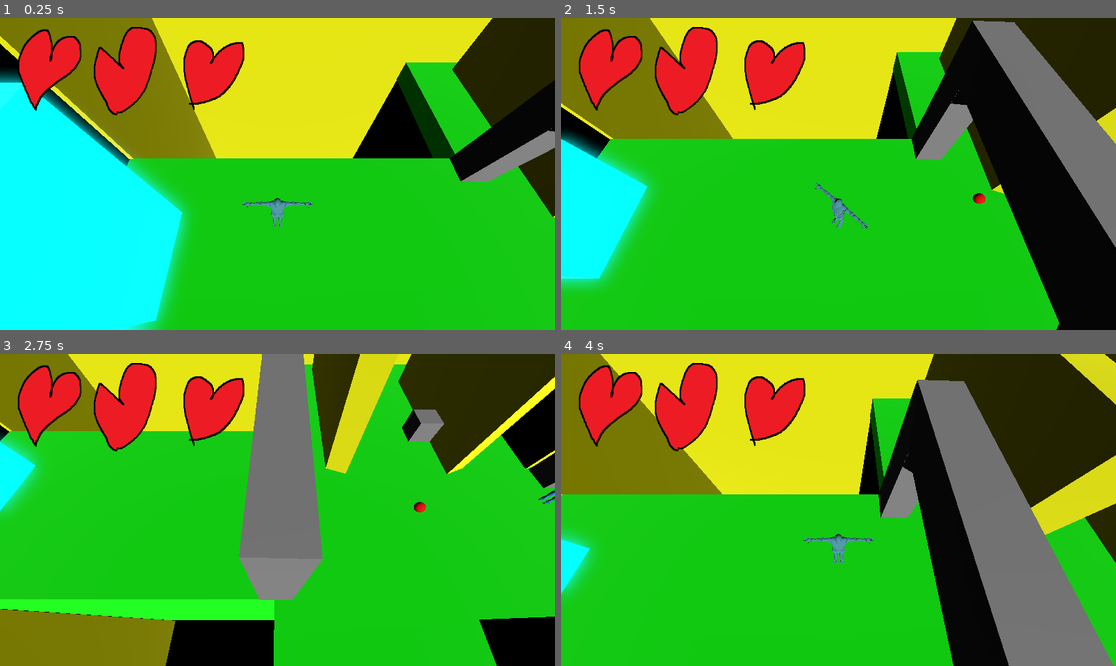
Above: before the commit, frames 1-4 (two rows, left to right).
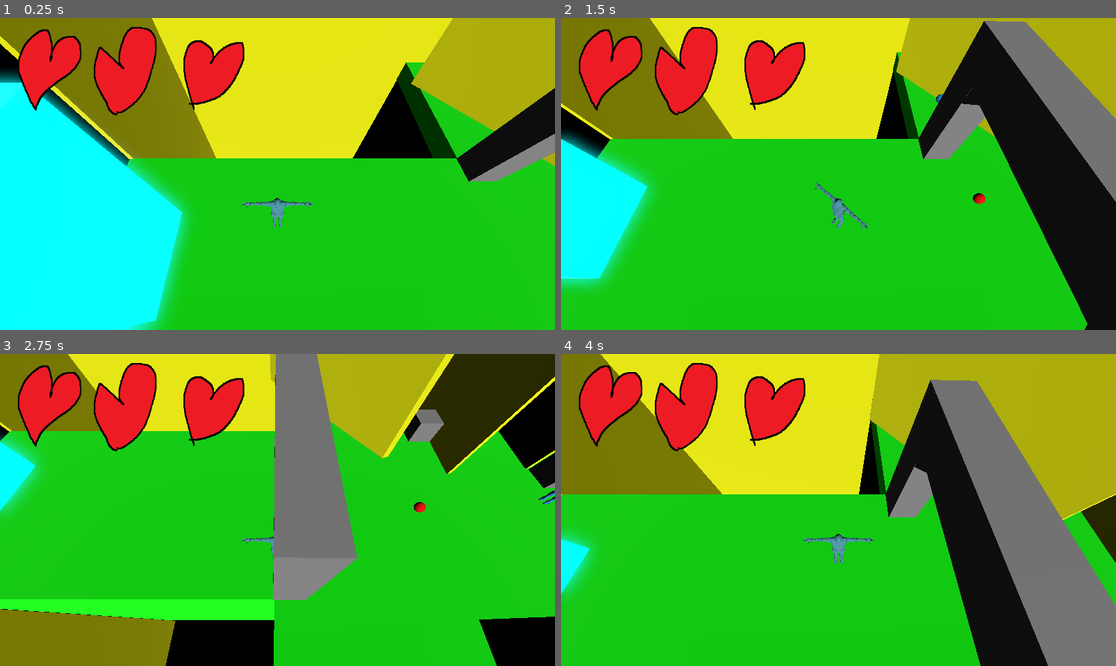
Above: after the commit, the same moments.

Repository: Alvin-Cha/Game-Skripsi
Game: Godot game, scene res://scenes/main/world.tscn
Two runs of this game, one before a commit and one after it. Both use one fixed random seed, a clock stepped at 60 frames per second and the inputs below.
Inputs (mouse positions are in pixels of both pictures, inside the frame that each line leads up to):
- Up to frame 1 (0.25 s): no input
- Up to frame 2 (1.5 s): tap Enter (ui_accept) at 0.5, 0.77 s; move the mouse to (960, 158) at 0.52 s; hold D 0.53-1.28 s; tap F at 0.6, 1.35 s; click (960, 158) at 0.67 s; move the mouse to (727, 189) at 1.27 s; hold S from 1.28 s (still down)
- Up to frame 3 (2.75 s): tap Enter (ui_accept) at 1.52 s; move the mouse to (333, 441) at 2.02 s; release S at 2.03 s; hold D from 2.03 s (still down); tap F at 2.1 s
- Up to frame 4 (4 s): move the mouse to (810, 572) at 2.77 s; release D at 2.78 s; hold W 2.78-3.53 s; tap F at 2.85, 3.6 s; click (810, 572) at 2.92 s; tap Enter (ui_accept) at 3.02, 3.77 s; move the mouse to (1005, 556) at 3.52 s; hold A from 3.53 s (still down)

The runs differ from the first frame. In frame 1, 8.1% of the frame differs, in the area x 74-100%, y 0-64%; in frame 2, 13%; in frame 3, 13%; in frame 4, 24%, in the area x 55-100%, y 0-100%.

Commit message:
Renames and Transformations
le shelves

Diff:
--- a/scenes/main/world.tscn
+++ b/scenes/main/world.tscn
@@ -149,46 +149,10 @@
 size = Vector3(131.99016, 8.407898, 1.4274902)
 material = ExtResource("4_526id")
 
-[node name="Wall23" type="CSGBox3D" parent="Walls" unique_id=2044544273]
-transform = Transform3D(-0.00872971, 0, 0.0004906607, 0, 1.1084374, 0, -0.004277381, 0, -0.008605354, -5.5637493, 3.5621653, 9.204916)
-use_collision = true
-size = Vector3(25.704943, 4.6449738, 666.1796)
-material = ExtResource("4_526id")
-
-[node name="Wall22" type="CSGBox3D" parent="Walls" unique_id=1653439007]
-transform = Transform3D(-0.001072929, 0, 0.007525695, 0, 1.1084384, 0, -0.009661901, 0, -0.0042019975, 2.6338813, 3.6482773, 9.964886)
-use_collision = true
-size = Vector3(455.63766, 4.6449738, 42.97699)
-material = ExtResource("4_526id")
-
 [node name="Wall12" type="CSGBox3D" parent="Walls" unique_id=968444303]
 transform = Transform3D(-8.3447994e-05, 0, -0.008787531, 0, 1.1084373, 0, 0.00878753, 0, -1.0724125e-06, 174.74086, 5.640744, -73.821014)
 use_collision = true
 size = Vector3(479.24307, 8.267914, 1.4274902)
-material = ExtResource("4_526id")
-
-[node name="Wall24" type="CSGBox3D" parent="Walls" unique_id=1036645894]
-transform = Transform3D(0.0034914366, 0.92792493, 0.004478691, 0.00043020956, 0.47248995, -0.0070289834, -0.009062486, 0.37992448, -0.0021971823, -0.3534988, 1.980717, 9.210866)
-use_collision = true
-size = Vector3(249.2001, 4.398432, 35.163025)
-material = ExtResource("4_526id")
-
-[node name="Wall13" type="CSGBox3D" parent="Walls" unique_id=1036974151]
-transform = Transform3D(0.0037330785, 0, 0.031670097, 0, 1.052824, 0, -0.27608526, 0, 0.011759766, -8.733239, 3.3225794, -3.4128983)
-use_collision = true
-size = Vector3(29.681091, 4.645, 25.59956)
-material = ExtResource("4_526id")
-
-[node name="Wall14" type="CSGBox3D" parent="Walls" unique_id=794799190]
-transform = Transform3D(7.753575e-05, 0, 0.00796992, 0, 1.1084386, 0, -0.009720982, 0, -0.0032822608, -3.6804237, 3.3661404, -2.859688)
-use_collision = true
-size = Vector3(733.5288, 4.6449738, 100.968025)
-material = ExtResource("4_526id")
-
-[node name="Wall15" type="CSGBox3D" parent="Walls" unique_id=1610525817]
-transform = Transform3D(0.0006507351, 0, 0.008149631, 0, 1.108438, 0, -0.009699491, 0, -0.0028064917, -0.0026926398, 3.4253235, -2.7733974)
-use_collision = true
-size = Vector3(663.6896, 4.6449738, 95.20021)
 material = ExtResource("4_526id")
 
 [node name="Floor" type="Node" parent="." unique_id=1969638465]
@@ -329,7 +293,7 @@
 mesh = SubResource("BoxMesh_riqys")
 
 [node name="Gate" type="CSGCombiner3D" parent="Placeholders" unique_id=783710710]
-transform = Transform3D(-0.08190802, 0.020699559, -0.9964249, -0.0015782127, 0.99978036, 0.020898992, 0.99663866, 0.003284352, -0.08185735, -11.333342, 1.3806262, 2.4080496)
+transform = Transform3D(-0.06398773, 0.020755231, -0.99773484, -0.0015782127, 0.99978036, 0.02089899, 0.9979495, 0.0029119034, -0.06394092, -10.97838, 1.3806262, 2.4080496)
 
 [node name="CSGBox3D" type="CSGBox3D" parent="Placeholders/Gate" unique_id=1476538714]
 transform = Transform3D(0.99796593, -0.0013355154, 0.06373572, 0.0013290131, 1, 0.00014305595, -0.063734904, -5.8372432e-05, 0.99796987, -0.45673203, 1.6354775, -0.054611206)
@@ -347,3 +311,39 @@
 [node name="CSGBox3D4" type="CSGBox3D" parent="Placeholders/Gate" unique_id=1468741671]
 transform = Transform3D(0.61613256, 0.78560734, 0.05687041, -0.7871861, 0.6166891, 0.00938349, -0.027696392, -0.050544396, 0.99834085, -3.1789365, 2.9190786, 0.11872959)
 size = Vector3(1, 1, 0.9867888)
+
+[node name="Shelf4" type="CSGBox3D" parent="Placeholders" unique_id=2044544273]
+transform = Transform3D(-0.00872971, 0, 0.0004906607, 0, 1.1084374, 0, -0.004277381, 0, -0.008605354, -5.5637493, 3.5621653, 9.204916)
+use_collision = true
+size = Vector3(25.704943, 4.6449738, 666.1796)
+material = ExtResource("4_526id")
+
+[node name="Shelf6" type="CSGBox3D" parent="Placeholders" unique_id=1653439007]
+transform = Transform3D(-0.001072929, 0, 0.007525695, 0, 1.1084384, 0, -0.009661901, 0, -0.0042019975, 2.5651236, 3.6482773, 10.003277)
+use_collision = true
+size = Vector3(455.63766, 4.6449738, 24.704193)
+material = ExtResource("4_526id")
+
+[node name="Shelf7" type="CSGBox3D" parent="Placeholders" unique_id=1036645894]
+transform = Transform3D(0.0034914366, 0.92792493, 0.004478691, 0.00043020956, 0.47248995, -0.0070289834, -0.009062486, 0.37992448, -0.0021971823, -0.5813134, 1.952646, 9.802189)
+use_collision = true
+size = Vector3(379.69916, 4.398432, 35.163025)
+material = ExtResource("4_526id")
+
+[node name="Shelf1" type="CSGBox3D" parent="Placeholders" unique_id=1036974151]
+transform = Transform3D(-0.17085287, 0, 0.03201256, 0, 1.0528239, 0, -0.21690162, 0, -0.010792749, -8.994839, 3.3225794, -3.3247032)
+use_collision = true
+size = Vector3(29.681091, 4.645, 9.256086)
+material = ExtResource("4_526id")
+
+[node name="Shelf2" type="CSGBox3D" parent="Placeholders" unique_id=794799190]
+transform = Transform3D(7.753575e-05, 0, 0.00796992, 0, 1.1084386, 0, -0.009720982, 0, -0.0032822608, -3.9578187, 3.3661404, -2.745448)
+use_collision = true
+size = Vector3(733.5288, 4.6449738, 31.357548)
+material = ExtResource("4_526id")
+
+[node name="Shelf3" type="CSGBox3D" parent="Placeholders" unique_id=1610525817]
+transform = Transform3D(0.0006507351, 0, 0.008149631, 0, 1.108438, 0, -0.009699491, 0, -0.0028064917, -0.23925681, 3.4253235, -2.6919317)
+use_collision = true
+size = Vector3(663.6896, 4.6449738, 37.145027)
+material = ExtResource("4_526id")
